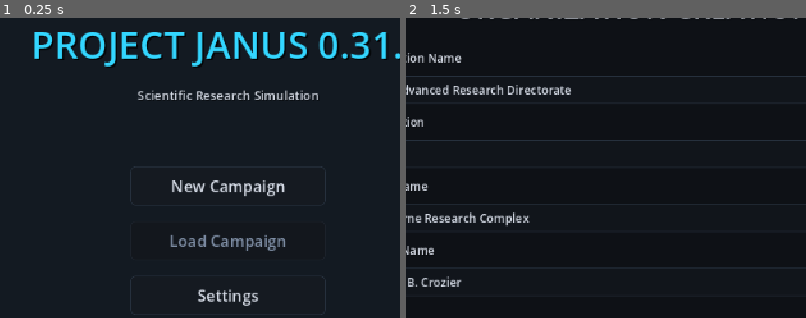
Above: before the commit, frames 1-2 (left to right).
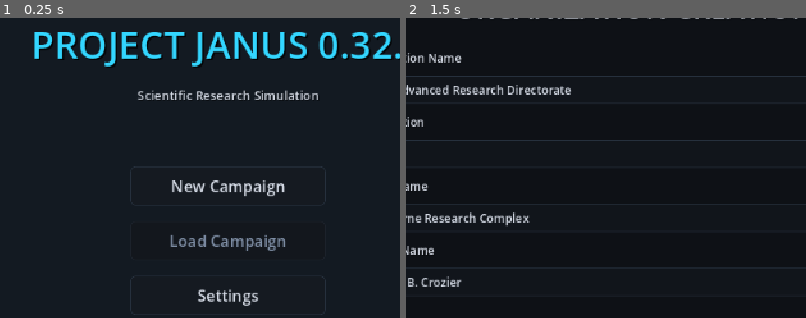
Above: after the commit, the same moments.

Repository: lutecian/project-janus
Game: Godot game, scene res://scenes/main/main_menu.tscn
The game is run twice, just before and just after one commit, with the same random seed, the same clock (stepped at 60 frames per second) and the same inputs.
Inputs:
- Up to frame 1 (0.25 s): no input
- Up to frame 2 (1.5 s): click "New Campaign" at 0.5 s; click "Normal" at 1.25 s
The pictures show only the part of the screen within x 22-72%, y 0-50%; the shares and areas given below are measured in that part.

The runs differ from the first frame. In frame 1, 0.3% of the frame differs, in the area x 93-98%, y 4-14%; in frame 2, nothing differs.

Commit message:
JANUS 0.32 system badges
- Signature Style, Mentor (new counter + save/load), Clean Sweep
- 20 badges, Steam mirror extended, N8 guard holds
- Probe bit-identical; 28 suites green

Diff:
--- a/data/meta/badges.json
+++ b/data/meta/badges.json
@@ -16,6 +16,9 @@
     {"id": "survivor", "name": "Survivor", "description": "Win after continuing past a victory."},
     {"id": "tycoon", "name": "Tycoon", "description": "Own 3 subsidiaries at once."},
     {"id": "spymaster", "name": "Spymaster", "description": "Succeed at 5 espionage operations in one campaign."},
-    {"id": "turncoat", "name": "Turncoat Season", "description": "Lose a scientist to a rival poach."}
+    {"id": "turncoat", "name": "Turncoat Season", "description": "Lose a scientist to a rival poach."},
+    {"id": "signature_style", "name": "Signature Style", "description": "Run signature experiments 5 times in one campaign."},
+    {"id": "mentor", "name": "Mentor", "description": "Train scientists 5 times in one campaign."},
+    {"id": "clean_sweep", "name": "Clean Sweep", "description": "Sweep saboteurs out with counter-intel."}
   ]
 }
--- a/data/meta/steam_achievements.json
+++ b/data/meta/steam_achievements.json
@@ -119,6 +119,27 @@
    "name": "Turncoat Season",
    "description": "Lose a scientist to a rival poach.",
    "hidden": false
+  },
+  {
+   "api_name": "SIGNATURE_STYLE",
+   "badge_id": "signature_style",
+   "name": "Signature Style",
+   "description": "Run signature experiments 5 times in one campaign.",
+   "hidden": false
+  },
+  {
+   "api_name": "MENTOR",
+   "badge_id": "mentor",
+   "name": "Mentor",
+   "description": "Train scientists 5 times in one campaign.",
+   "hidden": false
+  },
+  {
+   "api_name": "CLEAN_SWEEP",
+   "badge_id": "clean_sweep",
+   "name": "Clean Sweep",
+   "description": "Sweep saboteurs out with counter-intel.",
+   "hidden": false
   }
  ]
 }
--- a/scripts/autoload/game_state.gd
+++ b/scripts/autoload/game_state.gd
@@ -1,6 +1,6 @@
 extends Node
 
-const GAME_VERSION := "0.31.0"
+const GAME_VERSION := "0.32.0"
 const ObservationSimulator = preload("res://scripts/simulation/observation_simulator.gd")
 
 var campaign_id: String = ""
@@ -76,6 +76,7 @@
 var tour_active: bool = false
 var tour_rewarded: bool = false
 var debts: Array = []
+var trainings_done: int = 0
 
 var last_buyout_day: float = -99.0
 var insolvent_streak: int = 0
@@ -266,6 +267,7 @@
 	tutorial_done = []
 	tour_active = false
 	tour_rewarded = false
+	trainings_done = 0
 	var legacy_now: Dictionary = _load_legacy()
 	if (legacy_now.get("best", {}) as Dictionary).is_empty():
 		tour_active = true
@@ -656,6 +658,13 @@
 		"relevant_skill": experiment_def.get("required_skills", ["observation"])[0]
 	}
 	experiment_history.append(exp_record)
+	if exp_id.begins_with("EXP_J"):
+		var sig_runs := 0
+		for h in experiment_history:
+			if str((h as Dictionary).get("experiment_id", "")).begins_with("EXP_J"):
+				sig_runs += 1
+		if sig_runs >= 5:
+			award_badge("signature_style")
 
 	budget["funds"] -= cost
 	budget["spent"] += cost
@@ -750,6 +759,9 @@
 	skills[skill] = cur + 1
 	target["stress"] = mini(int(target.get("stress", 0)) + 8, 100)
 	target["experience"] = int(target.get("experience", 0)) + 2
+	trainings_done += 1
+	if trainings_done >= 5:
+		award_badge("mentor")
 	if in_recovery:
 		influence = clampf(influence + 1.0, 0.0, 100.0)
 	elapsed_days += 1.0
@@ -3140,6 +3152,7 @@
 		if elapsed_days < player_sabotaged_until:
 			player_sabotaged_until = 0.0
 			swept = true
+			award_badge("clean_sweep")
 		if swept:
 			return "Cover tightened, heat burned off, saboteurs swept from the lab."
 		return "Cover tightened. Heat burned off."
@@ -3443,6 +3456,7 @@
 		"tour_active": tour_active,
 		"tour_rewarded": tour_rewarded,
 		"debts": debts,
+		"trainings_done": trainings_done,
 		"insolvent_streak": insolvent_streak,
 		"in_recovery": in_recovery,
 		"acquirer_id": acquirer_id,
@@ -3552,6 +3566,7 @@
 	tour_active = data.get("tour_active", false)
 	tour_rewarded = data.get("tour_rewarded", false)
 	debts = data.get("debts", [])
+	trainings_done = data.get("trainings_done", 0)
 	insolvent_streak = data.get("insolvent_streak", 0)
 	in_recovery = data.get("in_recovery", false)
 	acquirer_id = data.get("acquirer_id", "")
--- a/tests/scene_test_runner.gd
+++ b/tests/scene_test_runner.gd
@@ -190,6 +190,11 @@
 		if not bool(dd.get("dangerous", false)):
 			push_error("logic: %s should be dangerous" % did)
 			failures += 1
+	for i in range(4):
+		GameState.run_experiment(j002def, GameState.scientists[0])
+	if "signature_style" not in GameState.run_badges:
+		push_error("logic: five signature runs should earn Signature Style")
+		failures += 1
 
 	if failures == 0:
 		print("LOGIC_OK")
@@ -1023,6 +1028,9 @@
 	if "swept" not in sweep_text:
 		push_error("esp: sweep should be reported, got '%s'" % sweep_text)
 		failures += 1
+	if "clean_sweep" not in GameState.run_badges:
+		push_error("esp: sweeping should earn Clean Sweep")
+		failures += 1
 
 	# --- S2: Steal-tech effect unlocks a locked tech ---
 	var techs_before: int = GameState.unlocked_technologies.size()
@@ -3239,6 +3247,13 @@
 	if GameState.train_scientist(chen_id, "physics").get("reason", "") != "insufficient_funds":
 		push_error("ability: broke lab should not train")
 		failures += 1
+	GameState.budget["funds"] = 100000
+	GameState.incident_cooldown = 100
+	for i in range(4):
+		GameState.train_scientist(chen_id, "observation")
+	if "mentor" not in GameState.run_badges:
+		push_error("ability: five trainings should earn Mentor")
+		failures += 1
 	for s in GameState.scientists:
 		if (s as Dictionary).get("id", "") == chen_id:
 			(s as Dictionary).get("skills", {})["physics"] = 95
Not shown, changed: CHANGELOG.md
